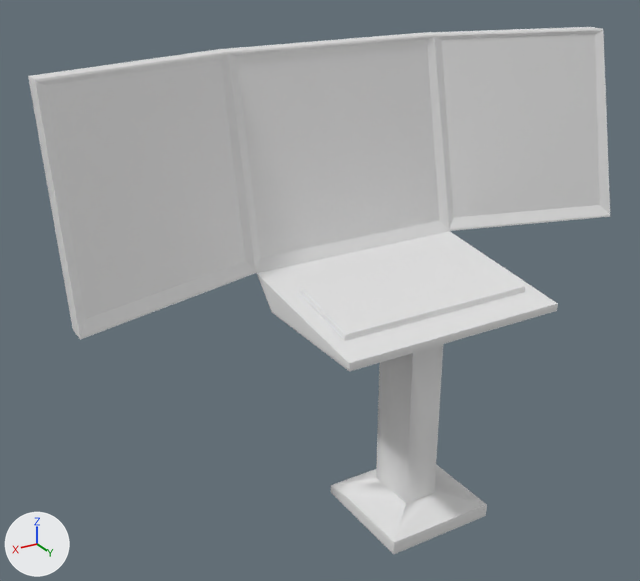
The FBX model Assets/Models/console.fbx: old version first, new version second.
The view is the same before and after, from a camera (50 mm lens) standing at (1.59, 2.06, 1.92) and looking at (0.19, -0.27, 0.75). Arrows for +X, +Y and +Z are at lower left; the lights stay in place. Where no turn or scale is listed for an object, it has been applied to the vertices.

Script lines for the objects in view, before the commit:
```python
me_cube_012 = bpy.data.meshes.new('Cube.012')
me_cube_012.from_pydata(...)  # 170 vertices, 184 faces; spans x -1.03..1.03, y -0.54..0.23, z -1.01..0.52
ob_console = bpy.data.objects.new('Console', me_cube_012)
ob_console.location = (0.0, 0.0, 1.0)
```
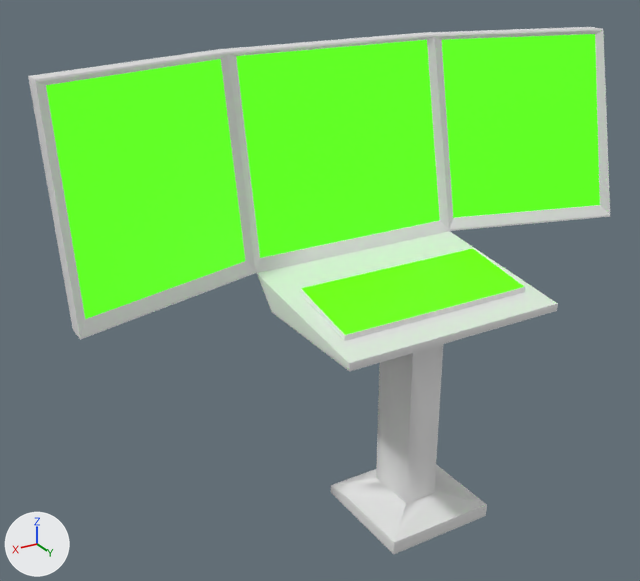
Where the change shows, as pixel boxes (x1, y1, x2, y2) in the pictures (640 x 581 px):
part 1 of me_cube_012, recoloured (white to green): (46, 34, 600, 319) in both
part 2 of me_cube_012, recoloured (white to green): (301, 248, 524, 335) in both

What changed in the scene script:
```text
Add mat_keys:
    mat_keys = principled_material('Keys')
    mat_keys.base_color = (0.0505, 1.0, 0.0)  # green #40ff00
    mat_keys.emission_color = (0.109, 0.487, 0.0)  # green #5db900
    mat_keys.emission_strength = 1.0
Add mat_eye:
    mat_eye = principled_material('Eye')
    mat_eye.base_color = (0.0, 0.8, 0.000877)  # green #00e703
    mat_eye.emission_color = (0.104, 0.736, 0.00309)  # green #5bdf0a
    mat_eye.emission_strength = 1.0
Add mat_main:
    mat_main = principled_material('Main')
    mat_main.base_color = (0.8, 0.8, 0.8)  # white #e7e7e7
Change me_cube_012:
    where me_cube_012.from_pydata(...)  # 170 vertices, 184 faces; spans x -1.03..1.03, y -0.54..0.23, z -1.01..0.52
    used by ob_console; location = (0.0, 0.0, 1.0)
    me_cube_012 part 1: all 3 faces centred in x -0.71..0.71, y -0.42..-0.32, z 0.19 switch from no material to mat_eye (green #00e703)
    me_cube_012 part 2: the 1 face centred in x -0.01, y -0.02, z -0.19 switches from no material to mat_keys (green #40ff00)
    add me_cube_012.materials.append(mat_main)  # white #e7e7e7
    add me_cube_012.materials.append(mat_keys)  # green #40ff00
```
